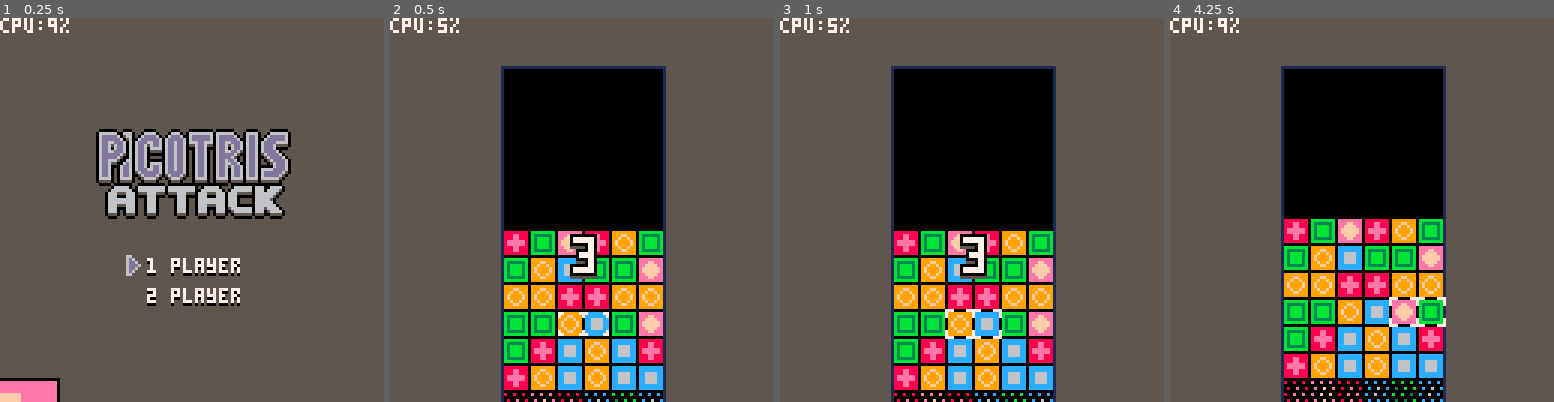
Above: before the commit, frames 1-4 (left to right).
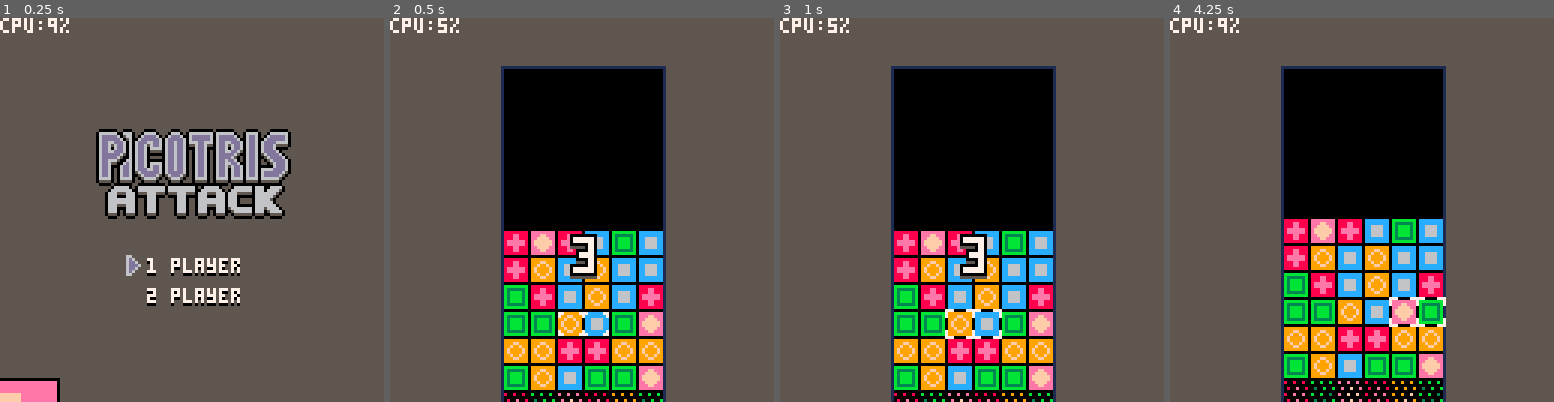
Above: after the commit, the same moments.

Repository: stevelavietes/pico8carts
Game: PICO-8 cartridge pa.p8
The game is run twice, just before and just after one commit, with the same random seed, the same clock (stepped at 60 frames per second) and the same inputs.
Inputs:
- Up to frame 1 (0.25 s): no input
- Up to frame 2 (0.5 s): tap X (X key) at 0.33 s
- Up to frame 3 (1 s): tap O (Z key) at 0.7 s
- Up to frame 4 (4.25 s): tap X (X key) at 1.07, 1.85, 2.97, 4.08 s; hold Right 1.6-2.1 s; tap O (Z key) every 0.4 s from 1.7 to 4.1 s; hold Up 2.15-2.42 s; hold Right 2.47-3.03 s; hold Left 3.08-3.58 s; hold Down 3.63-3.97 s; hold Right from 4.02 s (still down)

Frame 1 is identical in both runs. In frame 2, 9.5% of the frame differs, in the area x 29-72%, y 55-100%; in frame 3, 9.5%; in frame 4, 10%, in the area x 29-72%, y 52-100%.

Commit message:
Prevent vertical matches in initial board.

Diff:
--- a/pa.p8
+++ b/pa.p8
@@ -4,7 +4,9 @@
 function make_row(
   w, -- row width
   e, -- row is empty or not
-  nt)-- number of tile types
+  nt,-- number of tile types
+  ra,-- row above (check match)
+  raa)--row above row above
 
  local r = {}
  for j = 1, w do
@@ -12,12 +14,20 @@
   local n=g.e_t
   if not e then
    n = flr(rnd(nt) + 1)
-   if j > 2 then
-    if n == r[j-1].t and n == r[j-2].t then
-     n += 1
-     if n > g.l_t then
-      n = g.f_t
-     end
+   local tries=0
+   while (j > 2 and (n == r[j-1].t
+     and n == r[j-2].t)
+     or (ra
+         and raa
+         and
+         (raa[j].t == n
+         and ra[j].t == n)))
+         and
+      tries < g.l_t do
+    n += 1
+    tries += 1
+    if n > g.l_t then
+     n = g.f_t
     end
    end
   end
@@ -43,12 +53,17 @@
  b.h = h
  b.nt = nt or 5 -- tile types
  b.t = {} -- a list of rows
- for i = 1, h do
+ for i = h,1,-1 do
   local e=false
   if h-i>v then
    e=true
   end
-  b.t[i] = make_row(w,e,b.nt)
+  if h-i < 3 or e then
+   b.t[i] = make_row(w,e,b.nt)
+  else
+   b.t[i] = make_row(
+    w,e,b.nt,b.t[i+1],b.t[i+2])
+  end
  end
 
  -- cursor position (0 indexed)
